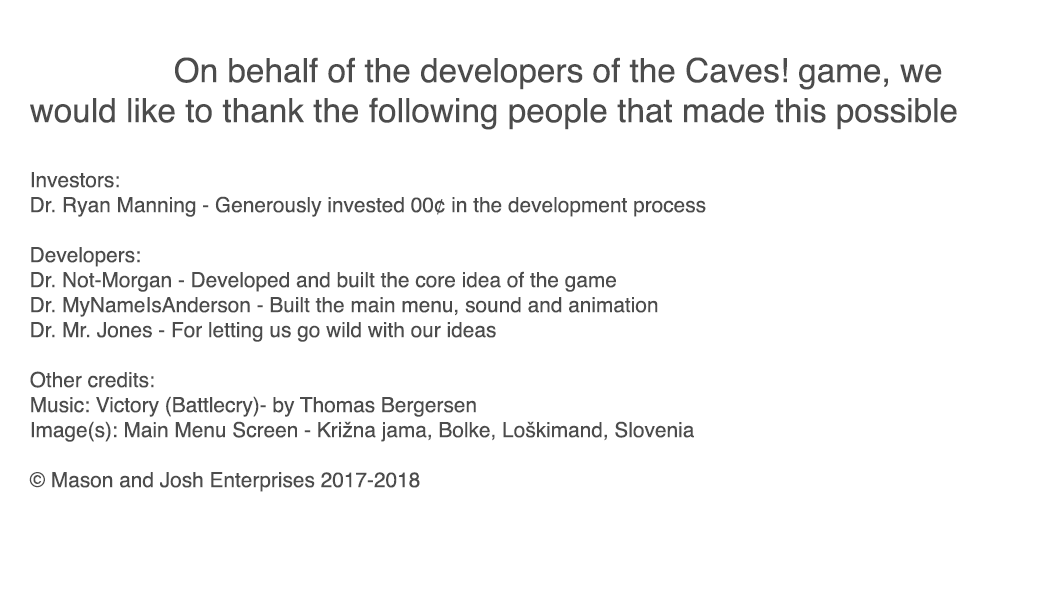
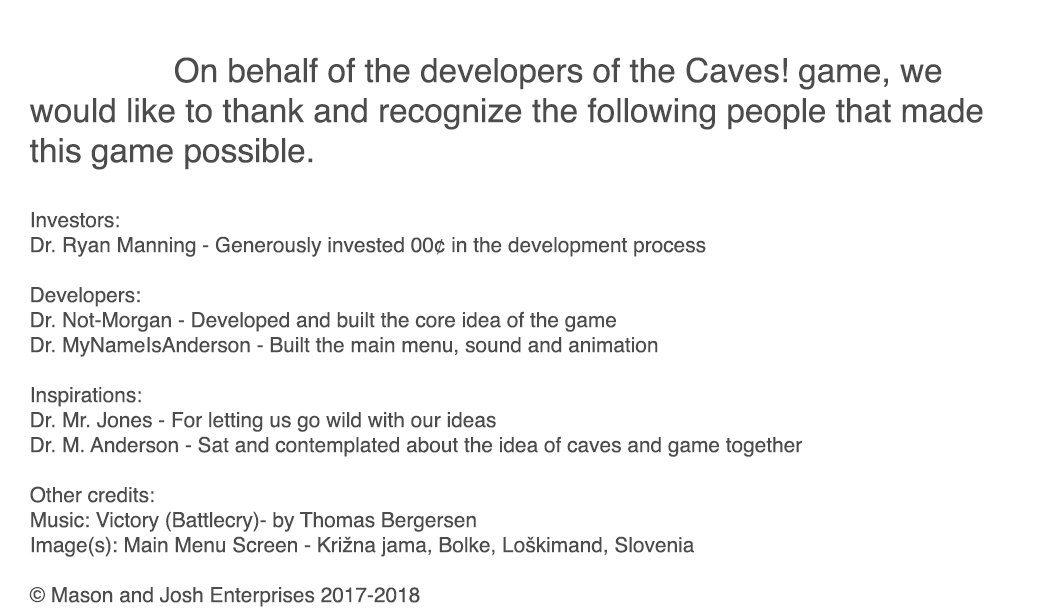
Before/after of a w=1062, h=612 layered artwork. What changed in the layer stack:
painted on "On behalf of the developers of the Caves! game, we would l" over box(29, 97, 983, 607)
